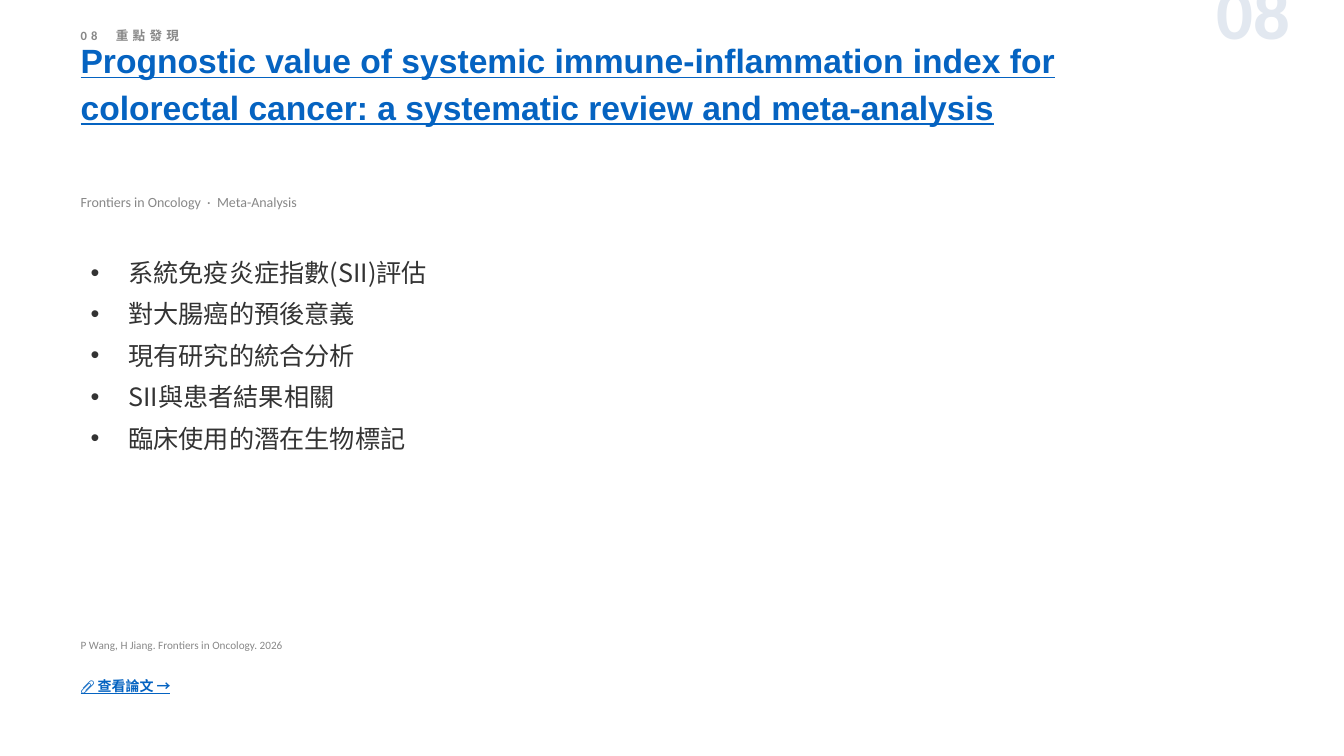
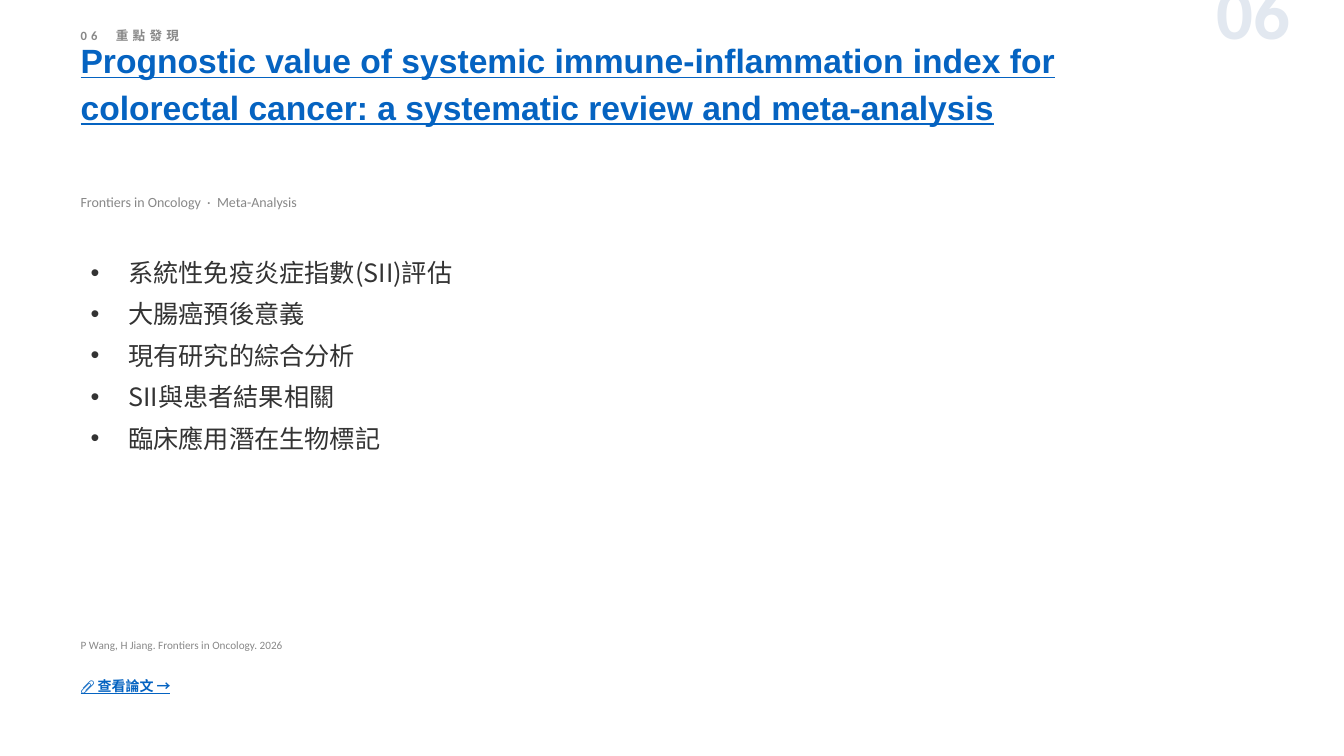
Before and after one commit to jejenhu-maker/colorectal-weekly-digest, a slide deck: slide 8 of docs/digest-zh.pptx (slide 10 before the commit). Drawn at 1344x756 pixels with LibreOffice and Linux fonts; fonts in the diff are those of the drawing. Boxes give left, top, right and bottom in pixels: in the first picture for what was removed or moved away, otherwise in the second. Text is boxed around its words. In the diff, an @@ line names an element or a change of style, - is before the commit and + after.

```diff
--- a/docs/digest-zh.pptx
+++ b/docs/digest-zh.pptx
@@ text at bbox=[1008, 10, 1291, 10]: text changed @@
-08
+06
@@ text at bbox=[128, 261, 452, 367]: text changed @@
-• 系統免疫炎症指數(SII)評估
-• 對大腸癌的預後意義
-• 現有研究的統合分析
+• 系統性免疫炎症指數(SII)評估
+• 大腸癌預後意義
+• 現有研究的綜合分析
@@ text at bbox=[128, 426, 380, 450]: text changed @@
-• 臨床使用的潛在生物標記
+• 臨床應用潛在生物標記
```
Also in this commit, not shown: 11 other slides changed, 2 slides added, 2 slides removed, 2 other files.
